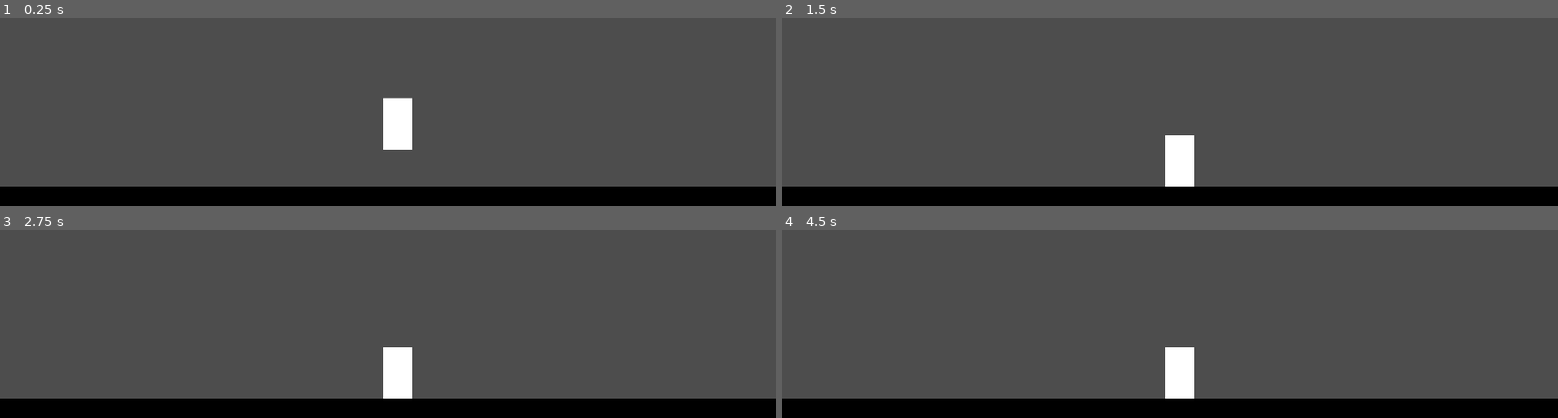
Above: before the commit, frames 1-4 (two rows, left to right).
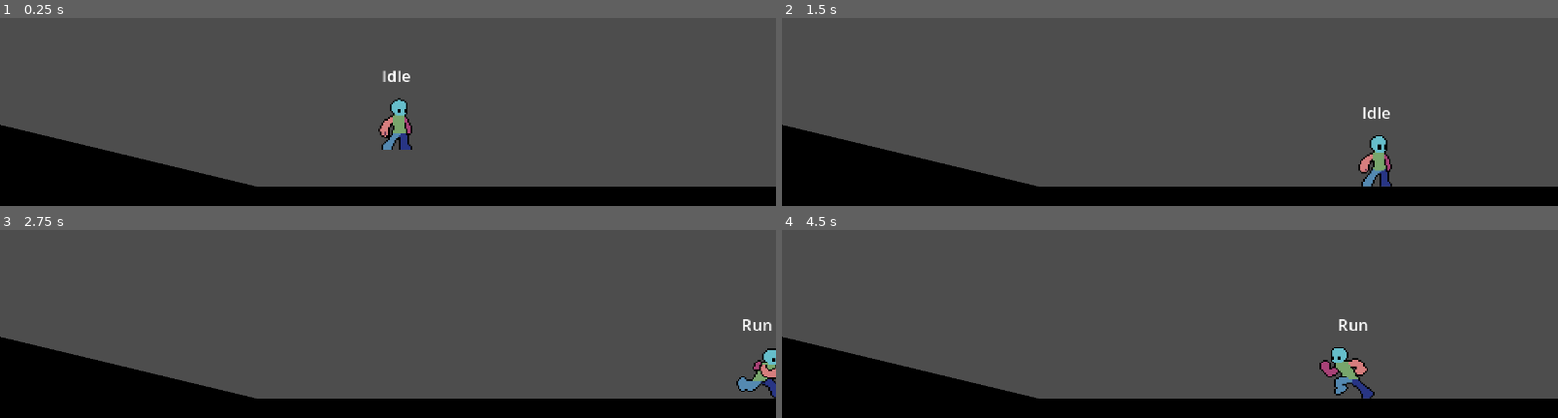
Above: after the commit, the same moments.

Repository: TianJunShi1/harry-forge
Game: Godot game, scene res://playground.tscn
Same seed, same stepped clock (60 frames per second), same inputs: the game is played once before the commit and once after it.
Inputs:
- Up to frame 1 (0.25 s): no input
- Up to frame 2 (1.5 s): hold D (right) 0.53-1.28 s; tap Shift (run) at 0.6, 1.35 s; hold S (down) from 1.28 s (still down)
- Up to frame 3 (2.75 s): release S (down) at 2.03 s; hold D (right) from 2.03 s (still down); tap Shift (run) at 2.1 s
- Up to frame 4 (4.5 s): release D (right) at 2.78 s; hold W (up) 2.78-3.53 s; tap Shift (run) at 2.85, 3.6, 4.35 s; tap Enter at 3.5 s; hold A (left) from 3.53 s (still down)

The runs differ from the first frame. In frame 1, 6.7% of the frame differs, in the area x 0-54%, y 27-90%; in frame 2, 7.4%; in frame 3, 7.3%; in frame 4, 7.6%, in the area x 0-77%, y 47-90%.

Commit message:
#4月10日 状态机添加idle/run

Diff:
--- a/Player/Scripts/player.gd
+++ b/Player/Scripts/player.gd
@@ -1,11 +1,8 @@
 class_name Player extends CharacterBody2D
 
 #region /// State Machine Variables
-# 当前状态与上一个状态
 var current_state : Playerstate
 var previous_state : Playerstate
-
-# 保存所有状态的引用
 var all_states : Array[Playerstate] = []
 #endregion
 
@@ -14,7 +11,10 @@
 var gravity : float = 900
 #endregion
 
-@onready var states_node: Node = $states # 假设你的状态子节点都放在名为 "states" 的 Node 下
+@onready var states_node: Node = $states
+
+# 【新增】获取 Label 节点 (假设你的 Label 节点名字就叫 "Label")
+@onready var state_label: Label = $Label
 
 func _ready() -> void:
 	initialize_states()
@@ -34,26 +34,22 @@
 	if current_state:
 		change_state(current_state.process(delta))
 
-# 初始化状态机
 func initialize_states() -> void:
 	all_states.clear()
 
 	for c in states_node.get_children():
 		if c is Playerstate:
 			all_states.append(c)
-			c.player = self # 将 Player 自身的引用传递给 State
-			c.init()        # 执行状态的初始化逻辑
+			c.player = self
+			c.init()
 
 	if all_states.is_empty():
 		push_warning("Player 找不到任何状态！请检查 $states 节点。")
 		return
 
-	# 默认进入列表中的第一个状态
 	change_state(all_states[0])
 
-# 执行状态切换
 func change_state(new_state : Playerstate) -> void:
-	# 如果没有新状态，或者新状态就是当前状态，则忽略
 	if new_state == null or new_state == current_state:
 		return
 
@@ -64,6 +60,11 @@
 	current_state = new_state
 	current_state.enter()
 
-# 更新输入方向
+	# 【新增】更新 Label 显示当前状态的名字
+	if state_label:
+		state_label.text = current_state.name
+
 func update_direction() -> void:
-	direction = Input.get_vector("left", "right", "up", "down")
+	var x_axis = Input.get_axis("left","right")
+	var y_axis = Input.get_axis("up","down")
+	direction = Vector2(x_axis,y_axis)
--- a/Player/States/00_player_state.gd
+++ b/Player/States/00_player_state.gd
@@ -3,6 +3,10 @@
 
 # 缓存的玩家节点引用，由 Player 在 _ready 时自动赋值
 var player : Player
+#region ///
+
+#endregion
+
 
 #region /// 核心状态生命周期
 ## 当这个状态第一次被收集并初始化时执行（只执行一次）
--- a/Player/States/Idle.gd
+++ b/Player/States/Idle.gd
@@ -1,4 +1,9 @@
+@icon("res://icon/state.svg")
 class_name PlayerstateIdle extends Playerstate
+
+# --- 节点与状态引用 ---
+@onready var run_state: PlayerstateRun = %Run
+@onready var anim: AnimatedSprite2D = $"../../AnimatedSprite2D" # 请确保节点名称对应
 
 
 #region /// 核心状态生命周期
@@ -8,12 +13,14 @@
 
 ## 当进入这个状态时执行
 func enter() -> void:
-	pass
+	if anim:
+		anim.play("idle")
 
 ## 当退出这个状态时执行
 func exit() -> void:
 	pass
 #endregion
+
 
 #region /// 帧更新与输入处理
 ## 处理输入事件。返回目标 Playerstate 以切换状态，返回 null 保持当前状态。
@@ -26,5 +33,12 @@
 
 ## 物理帧更新（_physics_process）。返回目标 Playerstate 以切换状态，返回 null 保持当前状态。
 func physics_process(_delta: float) -> Playerstate:
+	# 1. 检查是否有左右方向输入，如果有，切换到跑动状态
+	if player.direction.x != 0:
+		return run_state
+
+	# 2. 施加地面摩擦力减速
+	player.velocity.x = move_toward(player.velocity.x, 0, 1000 * _delta)
+
 	return null
-#endregion
+#endregionion
--- a/Player/States/Run.gd
+++ b/Player/States/Run.gd
@@ -1,30 +1,52 @@
+@icon("res://icon/state.svg")
 class_name PlayerstateRun extends Playerstate
+
+# --- 节点与状态引用 ---
+@onready var idle_state: PlayerstateIdle = %Idle
+@onready var anim: AnimatedSprite2D = $"../../AnimatedSprite2D"
+
+var move_speed: float = 150.0
 
 
 #region /// 核心状态生命周期
-## 当这个状态第一次被收集并初始化时执行（只执行一次）
 func init() -> void:
 	pass
 
-## 当进入这个状态时执行
 func enter() -> void:
-	pass
+	# 【修复关键 1】：在进入状态的第一时间，立刻同步朝向！
+	update_facing_direction()
+	if anim:
+		anim.play("run")
 
-## 当退出这个状态时执行
 func exit() -> void:
 	pass
 #endregion
 
+
 #region /// 帧更新与输入处理
-## 处理输入事件。返回目标 Playerstate 以切换状态，返回 null 保持当前状态。
 func handle_input(_event : InputEvent) -> Playerstate:
 	return null
 
-## 渲染帧更新（_process）。返回目标 Playerstate 以切换状态，返回 null 保持当前状态。
 func process(_delta: float) -> Playerstate:
+	# 【修复关键 2】：将翻转逻辑放在 _process 渲染帧里，保证画面永远不会掉队
+	update_facing_direction()
 	return null
 
-## 物理帧更新（_physics_process）。返回目标 Playerstate 以切换状态，返回 null 保持当前状态。
 func physics_process(_delta: float) -> Playerstate:
+	# 1. 检查状态切换
+	if player.direction.x == 0:
+		return idle_state
+
+	# 2. 纯粹处理物理移动
+	player.velocity.x = player.direction.x * move_speed
+
 	return null
 #endregion
+
+
+# 【新增】提取出一个专门的方法来处理朝向，代码更整洁
+func update_facing_direction() -> void:
+	if player.direction.x < 0:
+		anim.flip_h = true   # 向左走，水平翻转
+	elif player.direction.x > 0:
+		anim.flip_h = false  # 向右走，不翻转
--- a/Player/player.tscn
+++ b/Player/player.tscn
@@ -3,14 +3,161 @@
 [ext_resource type="Script" uid="uid://cgrcn4buuu0ng" path="res://Player/Scripts/player.gd" id="1_l8h54"]
 [ext_resource type="Script" uid="uid://bro4nsstvllxs" path="res://Player/States/Idle.gd" id="2_4ntmi"]
 [ext_resource type="Script" uid="uid://b7l5lpxdsyacd" path="res://Player/States/Run.gd" id="3_btcbx"]
+[ext_resource type="Texture2D" uid="uid://bo16yydnf0ow2" path="res://Player/Sprites/male_hero_template-idle.png" id="4_gwnis"]
+[ext_resource type="Texture2D" uid="uid://cb7lo8w2sycg5" path="res://Player/Sprites/male_hero_template-run.png" id="5_k53q1"]
 
-[sub_resource type="Gradient" id="Gradient_hvfyp"]
-colors = PackedColorArray(1, 1, 1, 1, 1, 1, 1, 1)
+[sub_resource type="AtlasTexture" id="AtlasTexture_k53q1"]
+atlas = ExtResource("4_gwnis")
+region = Rect2(0, 0, 128, 128)
 
-[sub_resource type="GradientTexture2D" id="GradientTexture2D_l8h54"]
-gradient = SubResource("Gradient_hvfyp")
-width = 18
-height = 32
+[sub_resource type="AtlasTexture" id="AtlasTexture_fhl08"]
+atlas = ExtResource("4_gwnis")
+region = Rect2(128, 0, 128, 128)
+
+[sub_resource type="AtlasTexture" id="AtlasTexture_vtle1"]
+atlas = ExtResource("4_gwnis")
+region = Rect2(256, 0, 128, 128)
+
+[sub_resource type="AtlasTexture" id="AtlasTexture_od3ui"]
+atlas = ExtResource("4_gwnis")
+region = Rect2(384, 0, 128, 128)
+
+[sub_resource type="AtlasTexture" id="AtlasTexture_00tjw"]
+atlas = ExtResource("4_gwnis")
+region = Rect2(512, 0, 128, 128)
+
+[sub_resource type="AtlasTexture" id="AtlasTexture_x3vf3"]
+atlas = ExtResource("4_gwnis")
+region = Rect2(640, 0, 128, 128)
+
+[sub_resource type="AtlasTexture" id="AtlasTexture_apopc"]
+atlas = ExtResource("4_gwnis")
+region = Rect2(768, 0, 128, 128)
+
+[sub_resource type="AtlasTexture" id="AtlasTexture_5htga"]
+atlas = ExtResource("4_gwnis")
+region = Rect2(896, 0, 128, 128)
+
+[sub_resource type="AtlasTexture" id="AtlasTexture_p5o4e"]
+atlas = ExtResource("4_gwnis")
+region = Rect2(1024, 0, 128, 128)
+
+[sub_resource type="AtlasTexture" id="AtlasTexture_gu6f8"]
+atlas = ExtResource("4_gwnis")
+region = Rect2(1152, 0, 128, 128)
+
+[sub_resource type="AtlasTexture" id="AtlasTexture_dkpta"]
+atlas = ExtResource("5_k53q1")
+region = Rect2(0, 0, 128, 128)
+
+[sub_resource type="AtlasTexture" id="AtlasTexture_lfmf2"]
+atlas = ExtResource("5_k53q1")
+region = Rect2(128, 0, 128, 128)
+
+[sub_resource type="AtlasTexture" id="AtlasTexture_pisgm"]
+atlas = ExtResource("5_k53q1")
+region = Rect2(256, 0, 128, 128)
+
+[sub_resource type="AtlasTexture" id="AtlasTexture_b1ygp"]
+atlas = ExtResource("5_k53q1")
+region = Rect2(384, 0, 128, 128)
+
+[sub_resource type="AtlasTexture" id="AtlasTexture_o28un"]
+atlas = ExtResource("5_k53q1")
+region = Rect2(512, 0, 128, 128)
+
+[sub_resource type="AtlasTexture" id="AtlasTexture_n471f"]
+atlas = ExtResource("5_k53q1")
+region = Rect2(640, 0, 128, 128)
+
+[sub_resource type="AtlasTexture" id="AtlasTexture_7emwf"]
+atlas = ExtResource("5_k53q1")
+region = Rect2(768, 0, 128, 128)
+
+[sub_resource type="AtlasTexture" id="AtlasTexture_hshwv"]
+atlas = ExtResource("5_k53q1")
+region = Rect2(896, 0, 128, 128)
+
+[sub_resource type="AtlasTexture" id="AtlasTexture_gpjlu"]
+atlas = ExtResource("5_k53q1")
+region = Rect2(1024, 0, 128, 128)
+
+[sub_resource type="AtlasTexture" id="AtlasTexture_8mwp6"]
+atlas = ExtResource("5_k53q1")
+region = Rect2(1152, 0, 128, 128)
+
+[sub_resource type="SpriteFrames" id="SpriteFrames_btcbx"]
+animations = [{
+"frames": [{
+"duration": 1.0,
+"texture": SubResource("AtlasTexture_k53q1")
+}, {
+"duration": 1.0,
+"texture": SubResource("AtlasTexture_fhl08")
+}, {
+"duration": 1.0,
+"texture": SubResource("AtlasTexture_vtle1")
+}, {
+"duration": 1.0,
+"texture": SubResource("AtlasTexture_od3ui")
+}, {
+"duration": 1.0,
+"texture": SubResource("AtlasTexture_00tjw")
+}, {
+"duration": 1.0,
+"texture": SubResource("AtlasTexture_x3vf3")
+}, {
+"duration": 1.0,
+"texture": SubResource("AtlasTexture_apopc")
+}, {
+"duration": 1.0,
+"texture": SubResource("AtlasTexture_5htga")
+}, {
+"duration": 1.0,
+"texture": SubResource("AtlasTexture_p5o4e")
+}, {
+"duration": 1.0,
+"texture": SubResource("AtlasTexture_gu6f8")
+}],
+"loop": true,
+"name": &"idle",
+"speed": 15.0
+}, {
+"frames": [{
+"duration": 1.0,
+"texture": SubResource("AtlasTexture_dkpta")
+}, {
+"duration": 1.0,
+"texture": SubResource("AtlasTexture_lfmf2")
+}, {
+"duration": 1.0,
+"texture": SubResource("AtlasTexture_pisgm")
+}, {
+"duration": 1.0,
+"texture": SubResource("AtlasTexture_b1ygp")
+}, {
+"duration": 1.0,
+"texture": SubResource("AtlasTexture_o28un")
+}, {
+"duration": 1.0,
+"texture": SubResource("AtlasTexture_n471f")
+}, {
+"duration": 1.0,
+"texture": SubResource("AtlasTexture_7emwf")
+}, {
+"duration": 1.0,
+"texture": SubResource("AtlasTexture_hshwv")
+}, {
+"duration": 1.0,
+"texture": SubResource("AtlasTexture_gpjlu")
+}, {
+"duration": 1.0,
+"texture": SubResource("AtlasTexture_8mwp6")
+}],
+"loop": true,
+"name": &"run",
+"speed": 15.0
+}]
 
 [sub_resource type="RectangleShape2D" id="RectangleShape2D_hvfyp"]
 size = Vector2(16, 28)
@@ -18,18 +165,29 @@
 [node name="Player" type="CharacterBody2D" unique_id=330197014]
 script = ExtResource("1_l8h54")
 
-[node name="Sprite2D" type="Sprite2D" parent="." unique_id=1340295928]
+[node name="states" type="Node" parent="." unique_id=804292152]
+
+[node name="Idle" type="Node" parent="states" unique_id=2125863475]
+unique_name_in_owner = true
+script = ExtResource("2_4ntmi")
+
+[node name="Run" type="Node" parent="states" unique_id=219716605]
+unique_name_in_owner = true
+script = ExtResource("3_btcbx")
+
+[node name="AnimatedSprite2D" type="AnimatedSprite2D" parent="." unique_id=579198571]
 position = Vector2(0, -16)
-texture = SubResource("GradientTexture2D_l8h54")
+sprite_frames = SubResource("SpriteFrames_btcbx")
+animation = &"idle"
 
 [node name="CollisionShape2D" type="CollisionShape2D" parent="." unique_id=923999458]
 position = Vector2(0, -14)
 shape = SubResource("RectangleShape2D_hvfyp")
 
-[node name="states" type="Node" parent="." unique_id=804292152]
-
-[node name="Idle" type="Node" parent="states" unique_id=2125863475]
-script = ExtResource("2_4ntmi")
-
-[node name="Run" type="Node" parent="states" unique_id=219716605]
-script = ExtResource("3_btcbx")
+[node name="Label" type="Label" parent="." unique_id=1981062025]
+offset_left = -10.0
+offset_top = -53.0
+offset_right = 30.0
+offset_bottom = -30.0
+theme_override_font_sizes/font_size = 10
+text = "label"
--- a/playground.tscn
+++ b/playground.tscn
@@ -25,5 +25,16 @@
 [node name="CollisionShape2D" type="CollisionShape2D" parent="Sprite2D/StaticBody2D" unique_id=219409198]
 shape = SubResource("RectangleShape2D_edjgo")
 
+[node name="Sprite2D2" type="Sprite2D" parent="." unique_id=1936110618]
+position = Vector2(38, 269.00003)
+rotation = 0.23683949
+scale = Vector2(7.34357, 2.4436362)
+texture = SubResource("GradientTexture2D_rupst")
+
+[node name="StaticBody2D" type="StaticBody2D" parent="Sprite2D2" unique_id=95452316]
+
+[node name="CollisionShape2D" type="CollisionShape2D" parent="Sprite2D2/StaticBody2D" unique_id=1777122462]
+shape = SubResource("RectangleShape2D_edjgo")
+
 [node name="Player" parent="." unique_id=330197014 instance=ExtResource("1_rupst")]
 position = Vector2(246, 205)
Binary file added: Player/Sprites/male_hero_template-combo_1.png
Not shown, added: Player/Sprites/male_hero_template-combo_1.png.import
Binary file added: Player/Sprites/male_hero_template-combo_1_end.png
Not shown, added: Player/Sprites/male_hero_template-combo_1_end.png.import
Binary file added: Player/Sprites/male_hero_template-design.png
Not shown, added: Player/Sprites/male_hero_template-design.png.import
Binary file added: Player/Sprites/male_hero_template-fall.png
Not shown, added: Player/Sprites/male_hero_template-fall.png.import
Binary file added: Player/Sprites/male_hero_template-fall_loop.png
Not shown, added: Player/Sprites/male_hero_template-fall_loop.png.import
Binary file added: Player/Sprites/male_hero_template-idle.png
Not shown, added: Player/Sprites/male_hero_template-idle.png.import
(and 6 more such lines)
